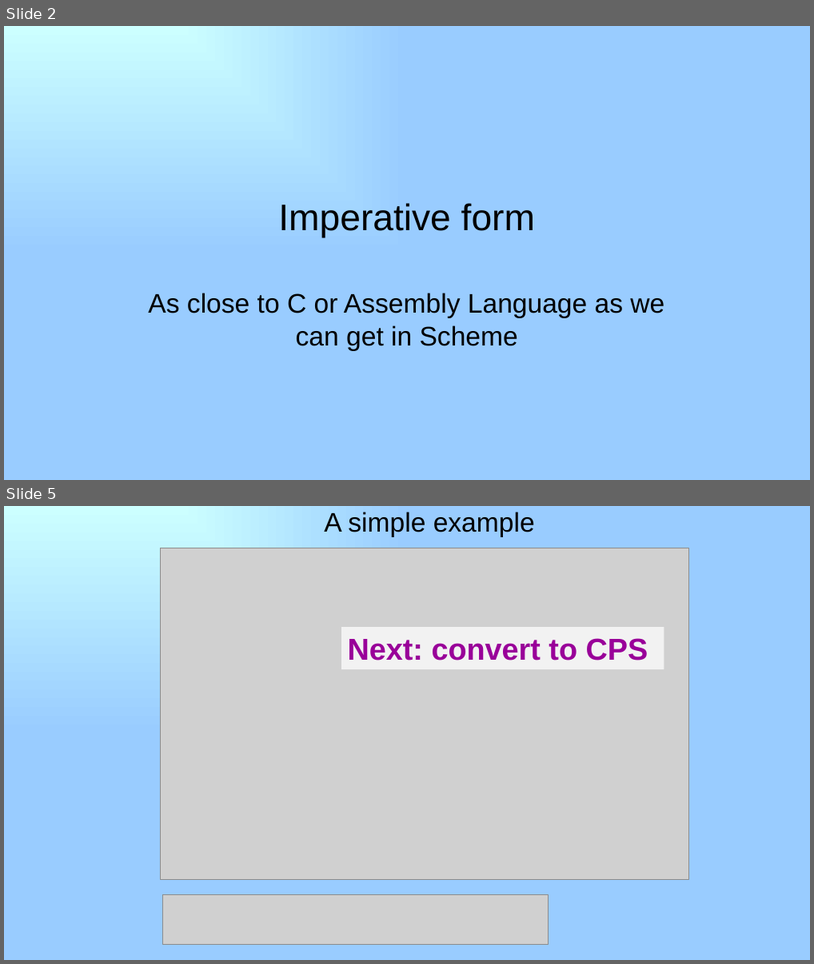
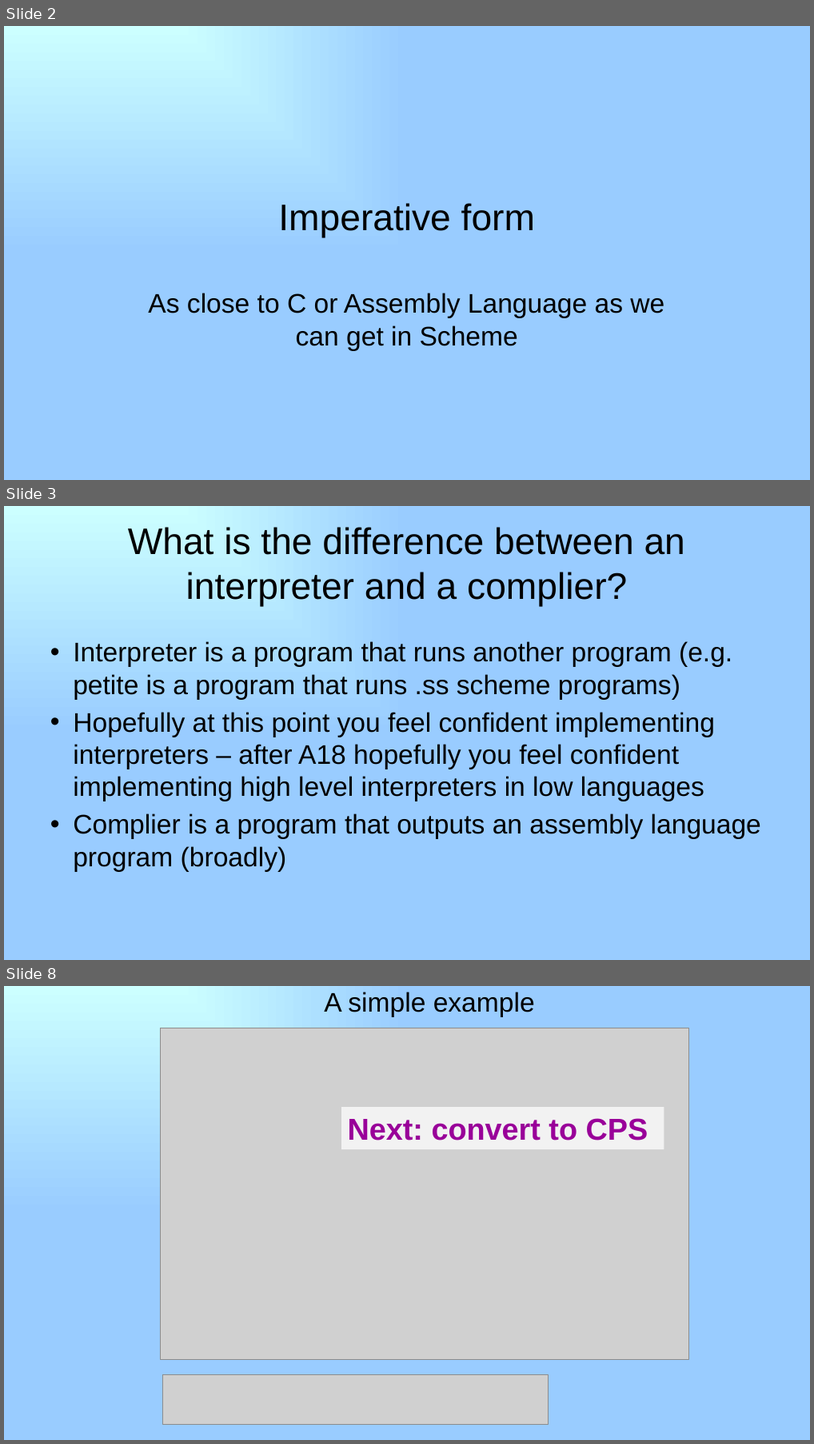
Before and after one commit to RHIT-CSSE/csse304, a slide deck: ClassMaterials/ImperativeForm/34-imperative-form.pptx. Shown one above the other, each under a label of ours: slides 2 and 5 before the commit, slides 2, 3 and 8 after it; the slides between them are not shown. The pictures are 814x964 and 814x1444 pixels, drawn with LibreOffice and Linux fonts; fonts in the diff are those of the drawing; grey boxes stand for pictures. Boxes give left, top, right and bottom in pixels: in the first picture for what was removed or moved away, otherwise in the second. Text is boxed around its words. In the diff, an @@ line names an element or a change of style, - is before the commit and + after.

```diff
--- a/ClassMaterials/ImperativeForm/34-imperative-form.pptx
+++ b/ClassMaterials/ImperativeForm/34-imperative-form.pptx
@@ slide 3 added at (4, 506, 810, 960), background gradient #CCFFFF to #99CCFF @@
@@ title added at (128, 527, 686, 606), 44 pt, text #000000 @@
+What is the difference between an interpreter and a complier?
@@ text added at (73, 641, 762, 872), 32 pt, text #000000 @@
+• Interpreter is a program that runs another program (e.g. petite is a program that runs .ss scheme programs)
+• Hopefully at this point you feel confident implementing interpreters – after A18 hopefully you feel confident implementing high level interpreters in low languages
+• Complier is a program that outputs an assembly language program (broadly)
@@ what was slide 5 is now slide 8 @@
```
Also in this commit, not shown: 3 slides changed, 3 other slides added, 1 slide removed, 4 other files.
